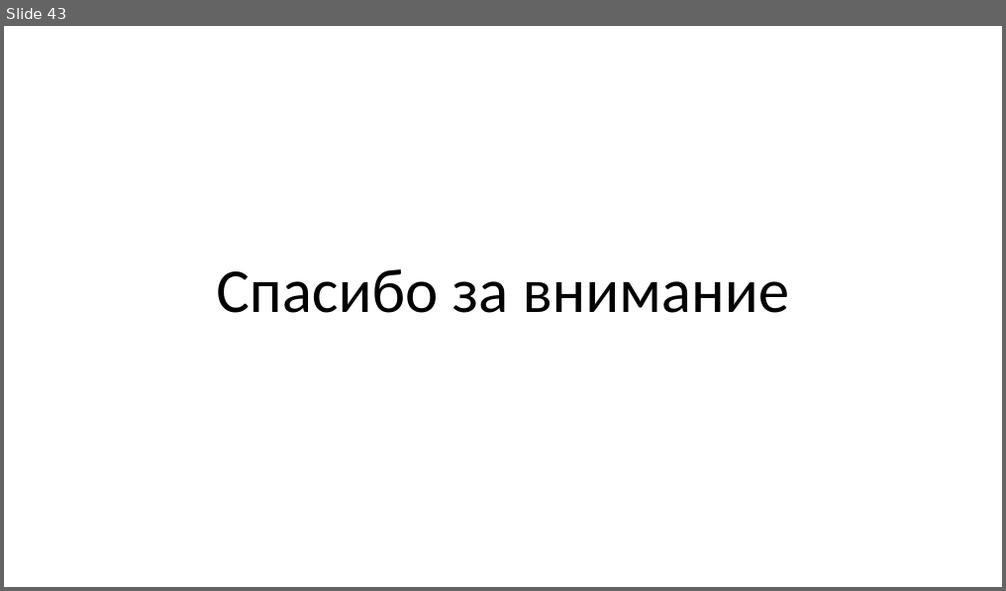
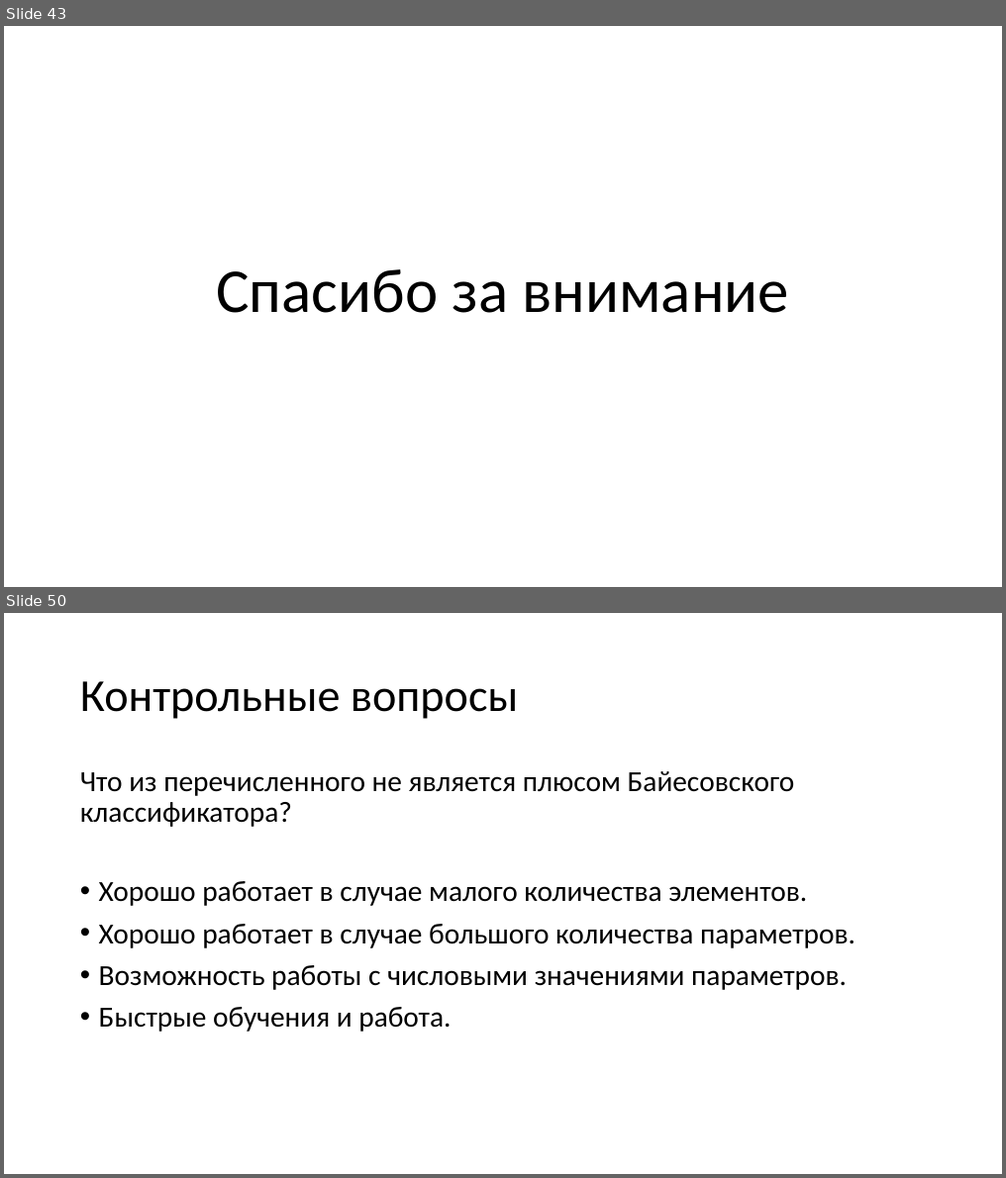
Before and after one commit to mosalov/AI_main_lectures, a slide deck: Лекция 5 18_11_2020.pptx. Shown one above the other, each under a label of ours: slide 43 before the commit, slides 43 and 50 after it; the slides between them are not shown. The pictures are 1006x591 and 1006x1178 pixels, drawn with LibreOffice and Linux fonts; fonts in the diff are those of the drawing. Boxes give left, top, right and bottom in pixels: in the first picture for what was removed or moved away, otherwise in the second. Text is boxed around its words. In the diff, an @@ line names an element or a change of style, - is before the commit and + after.

Commit message:
Добавил вопросы по лекции №5.

```diff
--- a/Лекция 5 18_11_2020.pptx
+++ b/Лекция 5 18_11_2020.pptx
@@ slide 50 added at (4, 613, 1002, 1174), background #FFFFFF @@
@@ title added at (80, 681, 518, 719), 44 pt, text #000000 @@
+Контрольные вопросы
@@ text added at (80, 771, 855, 1032), 28 pt, text #000000 @@
+Что из перечисленного не является плюсом Байесовского классификатора?
+• Хорошо работает в случае малого количества элементов.
+• Хорошо работает в случае большого количества параметров.
+• Возможность работы с числовыми значениями параметров.
+• Быстрые обучения и работа.
```
Also in this commit, not shown: 8 other slides added, 2 other files.
